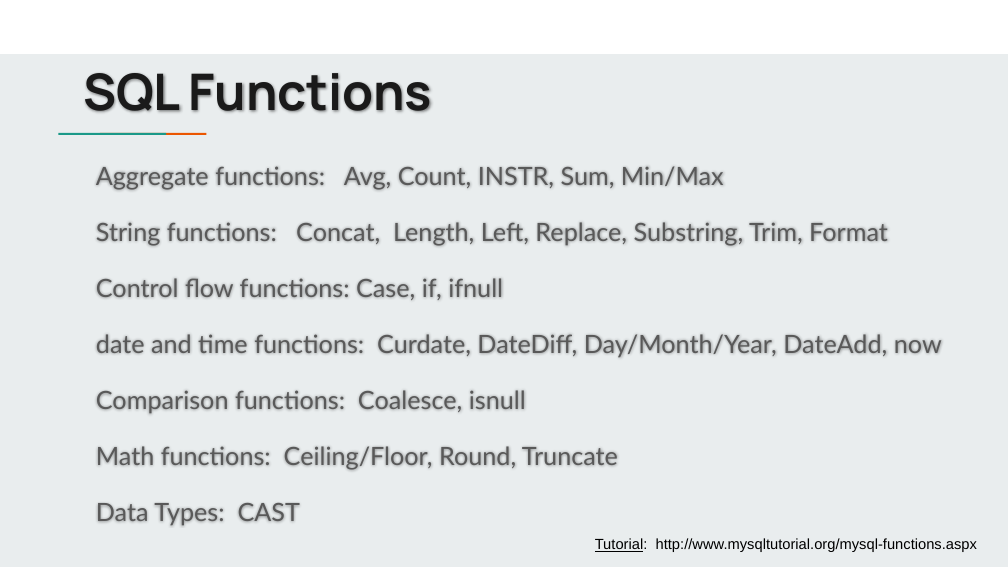
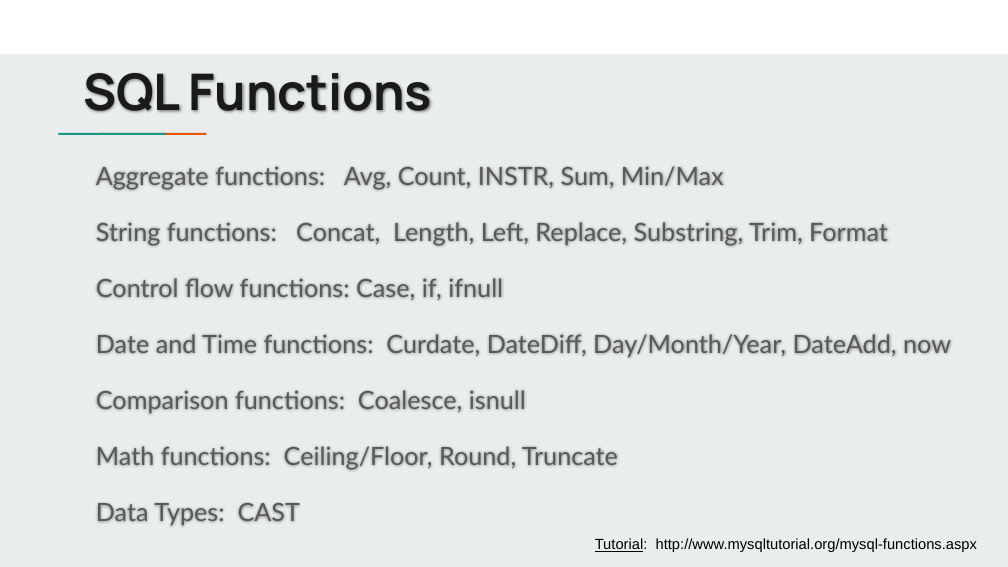
Before and after one commit to jbergmann56/OSDA-DataManipulationAndManagement, a slide deck: slide 8 of Lectures/Writing Queries (2).pptx. Drawn at 1008x567 pixels with LibreOffice and Linux fonts; fonts in the diff are those of the drawing. Boxes give left, top, right and bottom in pixels: in the first picture for what was removed or moved away, otherwise in the second. Text is boxed around its words. In the diff, an @@ line names an element or a change of style, - is before the commit and + after.

```diff
--- a/Lectures/Writing Queries (2).pptx
+++ b/Lectures/Writing Queries (2).pptx
@@ subtitle at <box>96,334,951,358</box>: text changed @@
-date and time functions: Curdate, DateDiff, Day/Month/Year, DateAdd, now
+Date and Time functions: Curdate, DateDiff, Day/Month/Year, DateAdd, now
```
Also in this commit, not shown: 3 other slides changed, 1 slide added, 1 slide removed, 7 other files.
